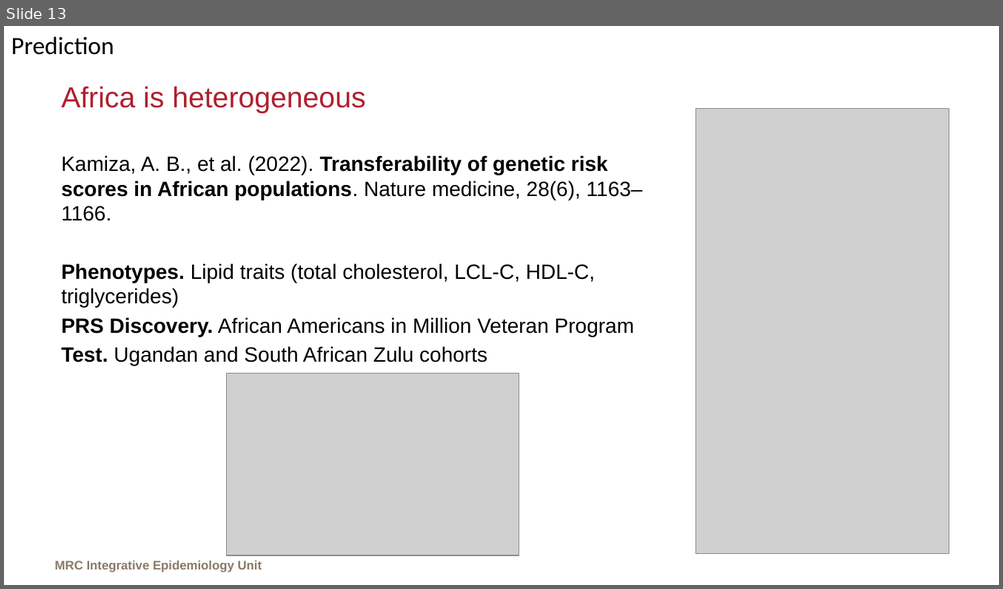
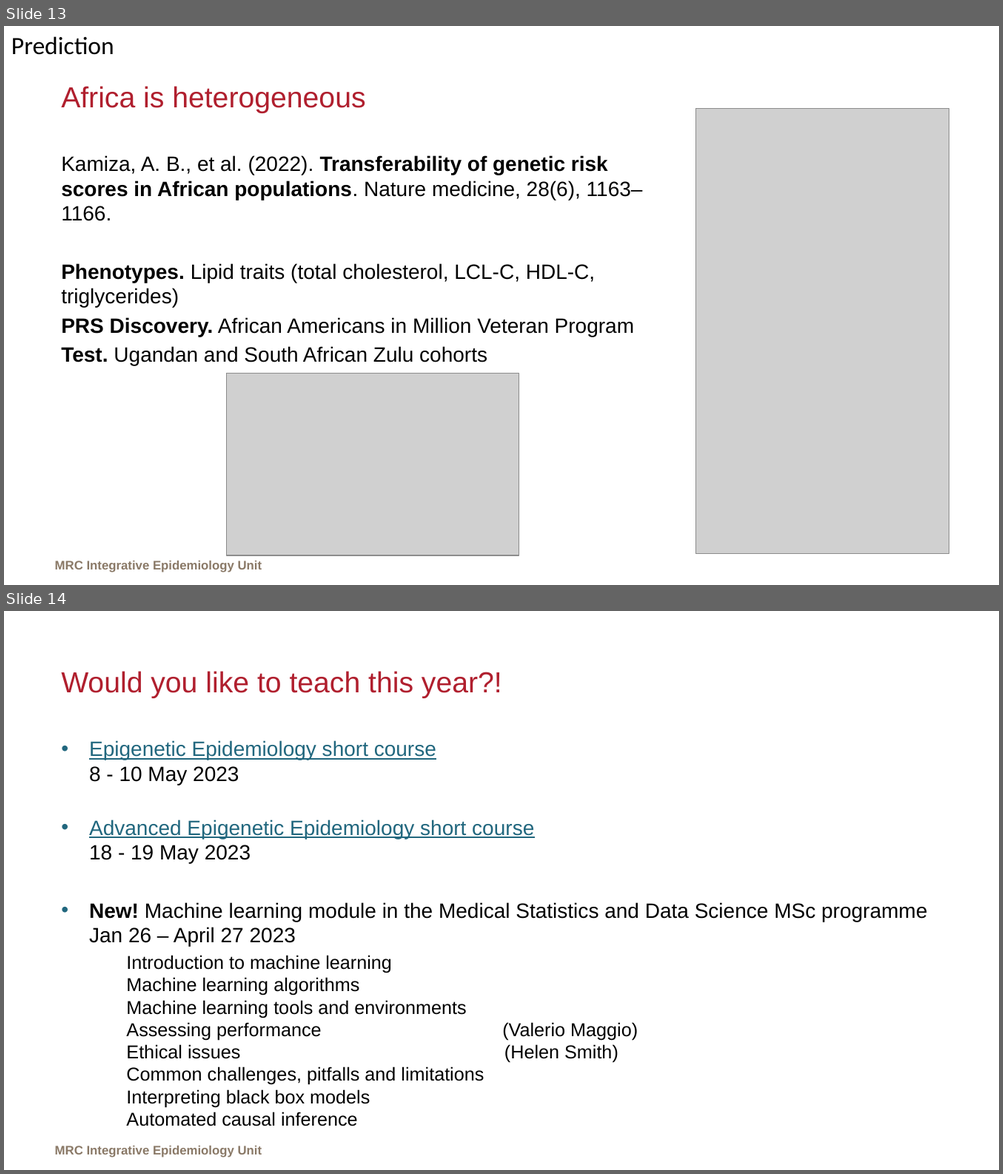
Before and after one commit to MRCIEU/epigenetics-journal-club, a slide deck: docs/presentations/20220905/slides.pptx. Shown one above the other, each under a label of ours: slide 13 before the commit, slides 13 and 14 after it. The pictures are 1003x589 and 1003x1174 pixels, drawn with LibreOffice and Linux fonts; fonts in the diff are those of the drawing; grey boxes stand for pictures; background and template pictures are left out. Boxes give left, top, right and bottom in pixels: in the first picture for what was removed or moved away, otherwise in the second. Text is boxed around its words. In the diff, an @@ line names an element or a change of style, - is before the commit and + after.

```diff
--- a/docs/presentations/20220905/slides.pptx
+++ b/docs/presentations/20220905/slides.pptx
@@ slide 14 added at (x1=4, y1=611, x2=999, y2=1170), background picture (left out); not listed: 1 template element that a slide beside it also shows @@
@@ title added at (x1=61, y1=671, x2=502, y2=698), 28 pt, text #B01F2E @@
+Would you like to teach this year?!
@@ text added at (x1=89, y1=741, x2=927, y2=1127), 18 pt, text #000000 @@
+• Epigenetic Epidemiology short course
+  8 - 10 May 2023
+• Advanced Epigenetic Epidemiology short course
+  18 - 19 May 2023
+• New! Machine learning module in the Medical Statistics and Data Science MSc programme
+  Jan 26 – April 27 2023
+    Introduction to machine learning
+    Machine learning algorithms
+    Machine learning tools and environments
+    Assessing performance (Valerio Maggio)
+    Ethical issues (Helen Smith)
+    Common challenges, pitfalls and limitations
+    Interpreting black box models
+    Automated causal inference
```
